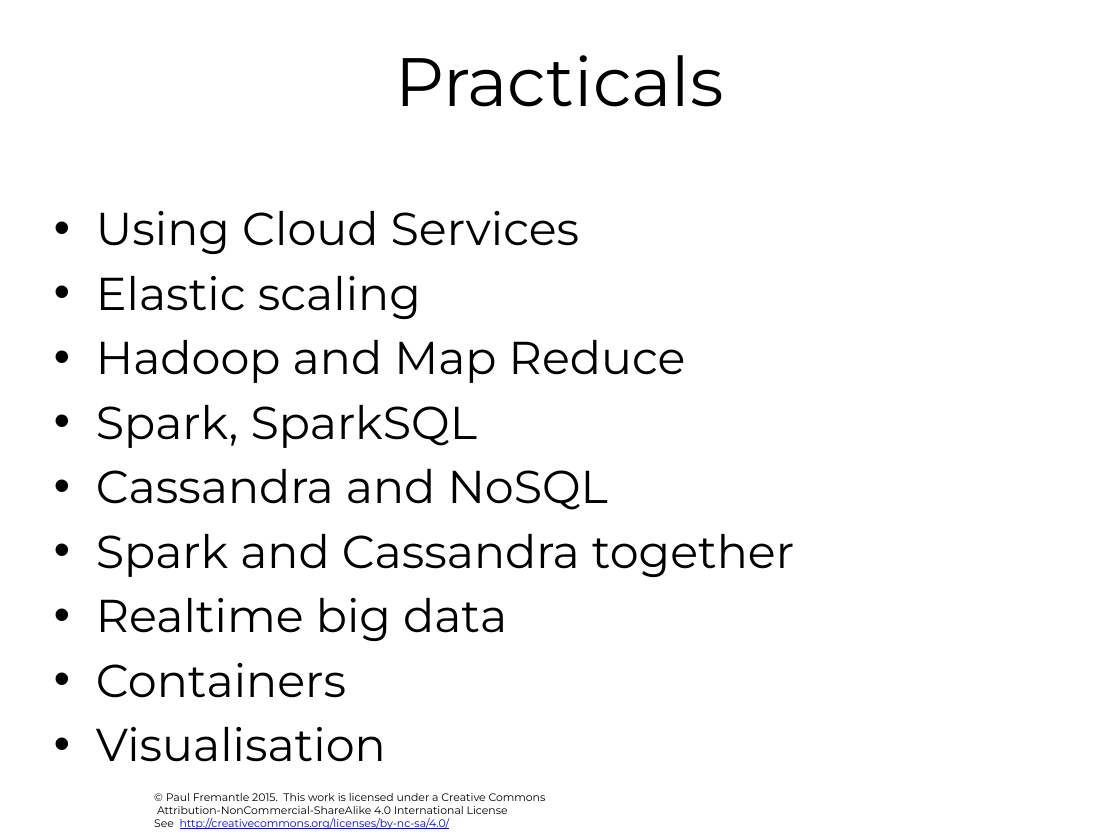
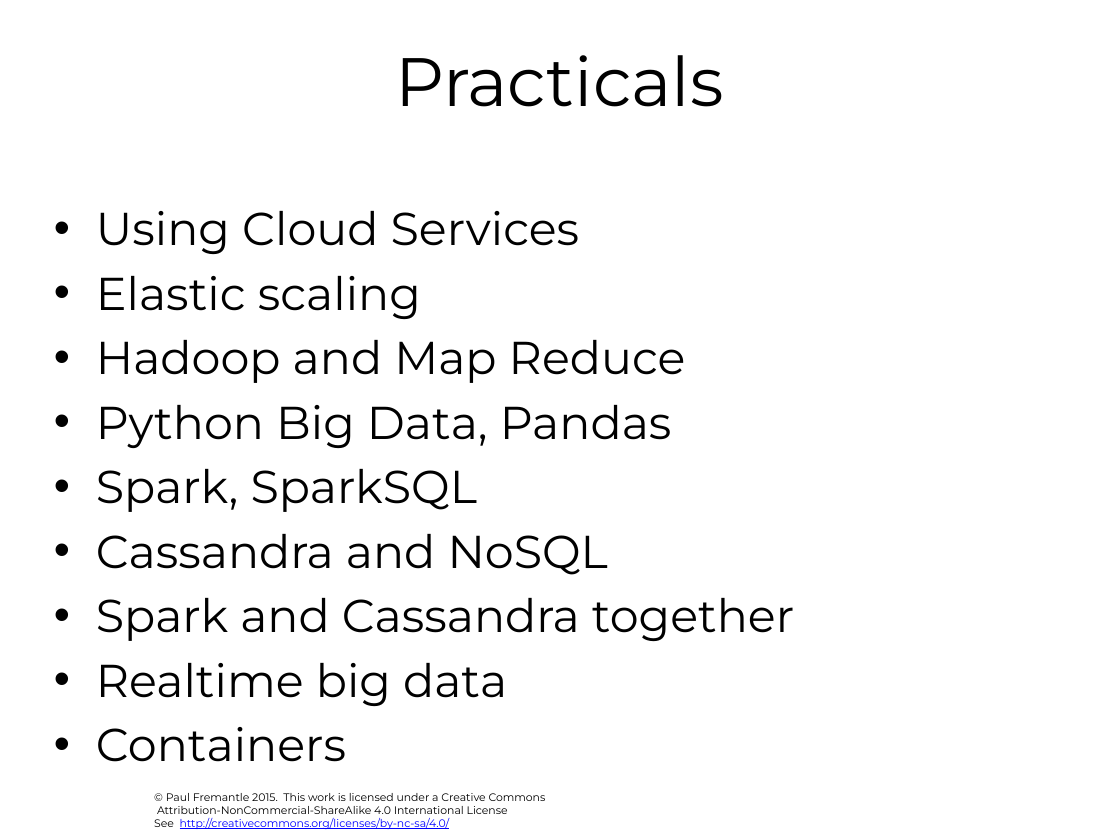
Before and after one commit to pzfreo/ox-clo, a slide deck: slide 9 of pres-source/00-intro.pptx. Drawn at 1120x840 pixels with LibreOffice and Linux fonts; fonts in the diff are those of the drawing; background and template pictures are left out. Boxes give left, top, right and bottom in pixels: in the first picture for what was removed or moved away, otherwise in the second. Text is boxed around its words. In the diff, an @@ line names an element or a change of style, - is before the commit and + after.

```diff
--- a/pres-source/00-intro.pptx
+++ b/pres-source/00-intro.pptx
@@ text at <box>96,405,672,448</box>: paragraph added @@
+• Python Big Data, Pandas
@@ text at <box>96,727,386,762</box>: paragraph removed @@
-• Visualisation
```
Also in this commit, not shown: 4 other slides changed, 7 other files.
